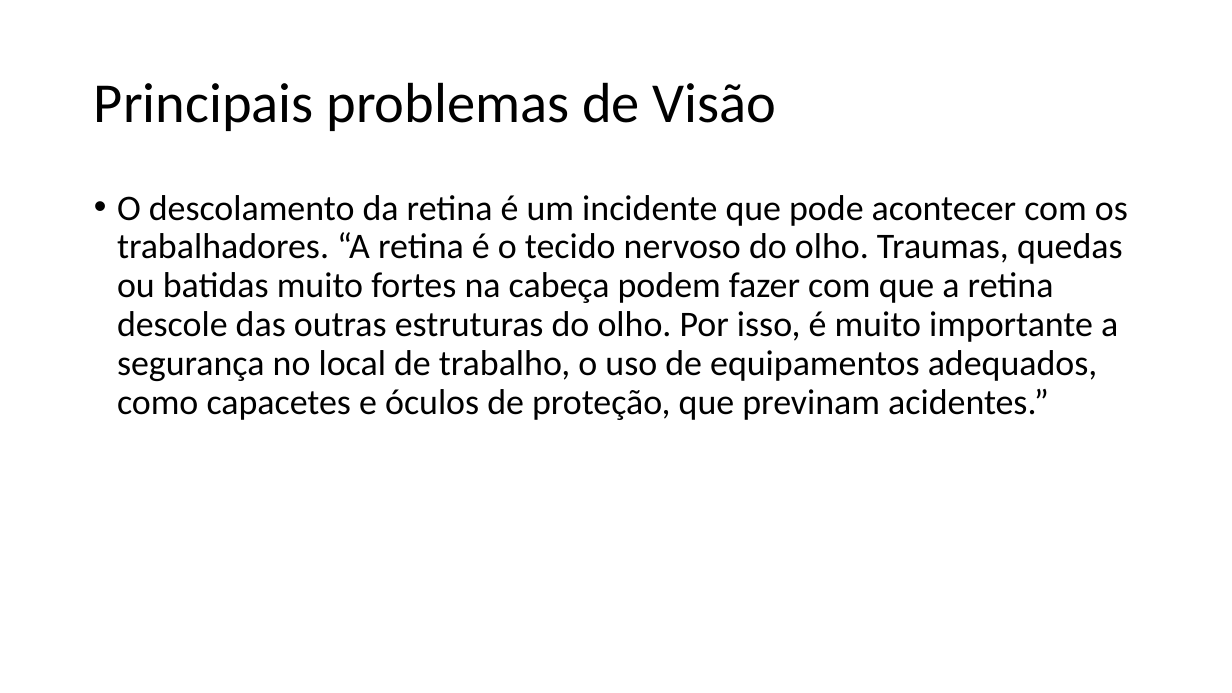
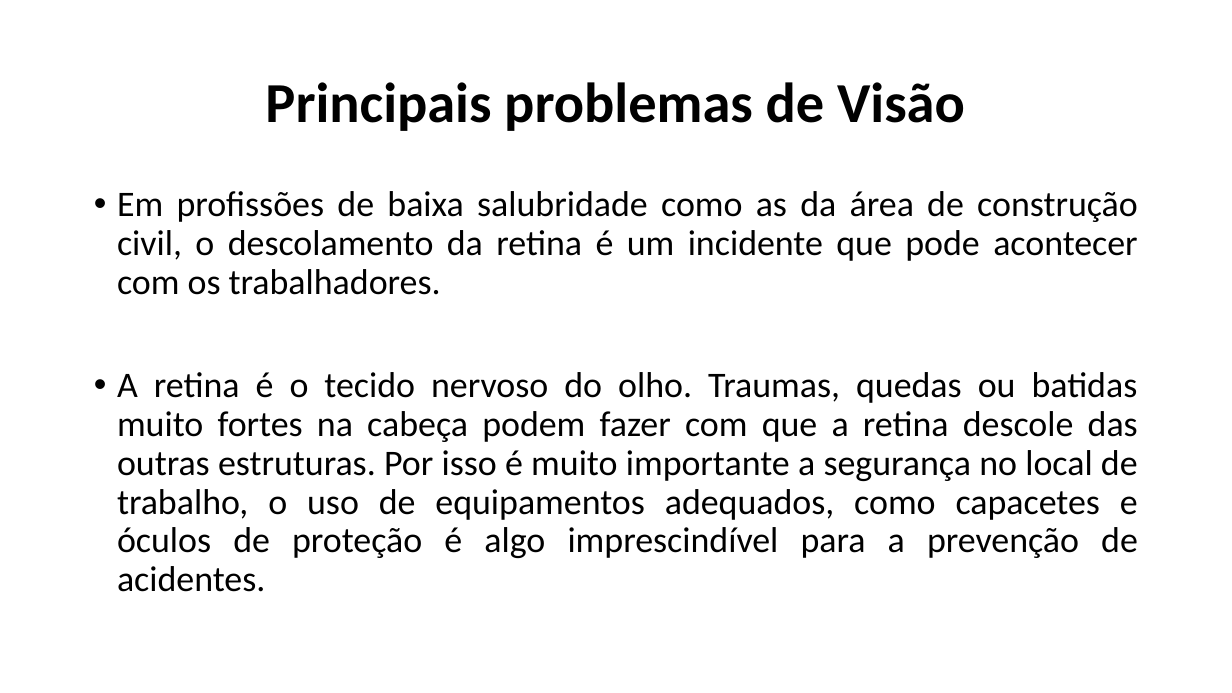
Before and after one commit to marilucindo/SemadecArquives, a slide deck: slide 5 of Docs.28.01/Cuidados com a Visão no Trabalho.pptx (slide 3 before the commit). Drawn at 1232x693 pixels with LibreOffice and Linux fonts; fonts in the diff are those of the drawing. Boxes give left, top, right and bottom in pixels: in the first picture for what was removed or moved away, otherwise in the second. Text is boxed around its words. In the diff, an @@ line names an element or a change of style, - is before the commit and + after.

Commit message:
Commit012
Modificações no arquivo para apresentação.

```diff
--- a/Docs.28.01/Cuidados com a Visão no Trabalho.pptx
+++ b/Docs.28.01/Cuidados com a Visão no Trabalho.pptx
@@ title "Principais problemas de Visão" at (265,82,965,131): bold on; alignment left to centre @@
@@ text at (117,191,1138,592): text changed @@
-• O descolamento da retina é um incidente que pode acontecer com os trabalhadores. “A retina é o tecido nervoso do olho. Traumas, quedas ou batidas muito fortes na cabeça podem fazer com que a retina descole das outras estruturas do olho. Por isso, é muito importante a segurança no local de trabalho, o uso de equipamentos adequados, como capacetes e óculos de proteção, que previnam acidentes.”
+• Em profissões de baixa salubridade como as da área de construção civil, o descolamento da retina é um incidente que pode acontecer com os trabalhadores.
+• A retina é o tecido nervoso do olho. Traumas, quedas ou batidas muito fortes na cabeça podem fazer com que a retina descole das outras estruturas. Por isso é muito importante a segurança no local de trabalho, o uso de equipamentos adequados, como capacetes e óculos de proteção é algo imprescindível para a prevenção de acidentes.
```
Also in this commit, not shown: 2 other slides changed, 4 slides added, 1 slide removed, 2 other files.
